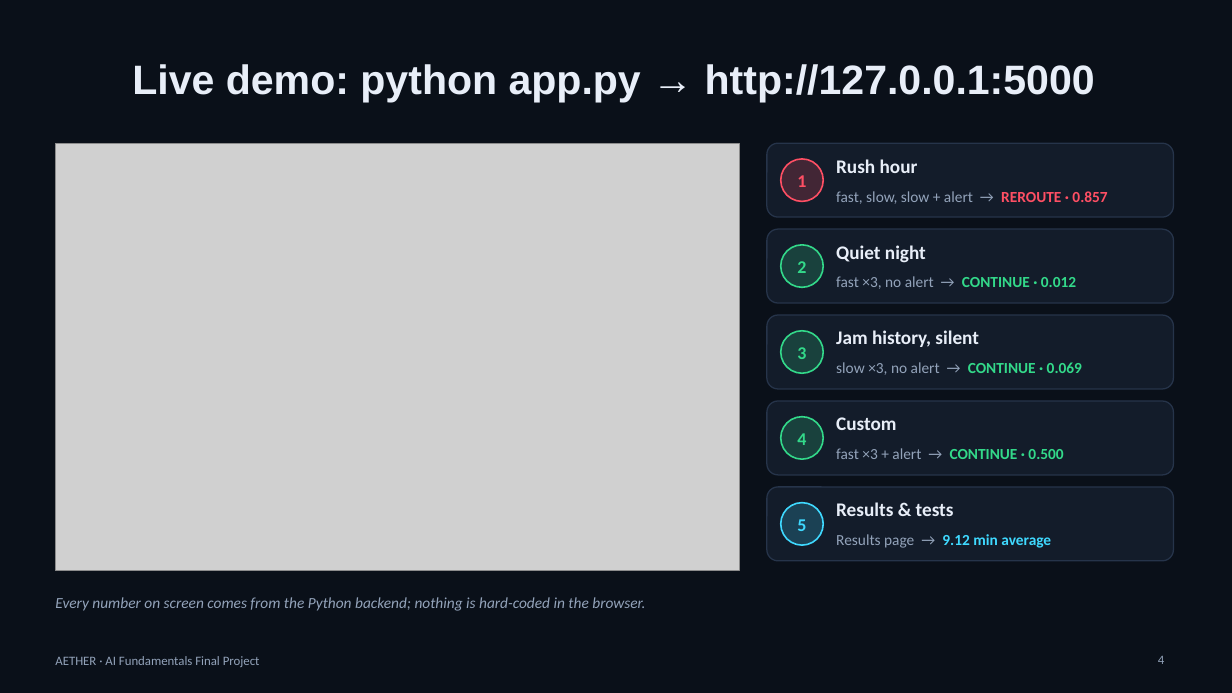
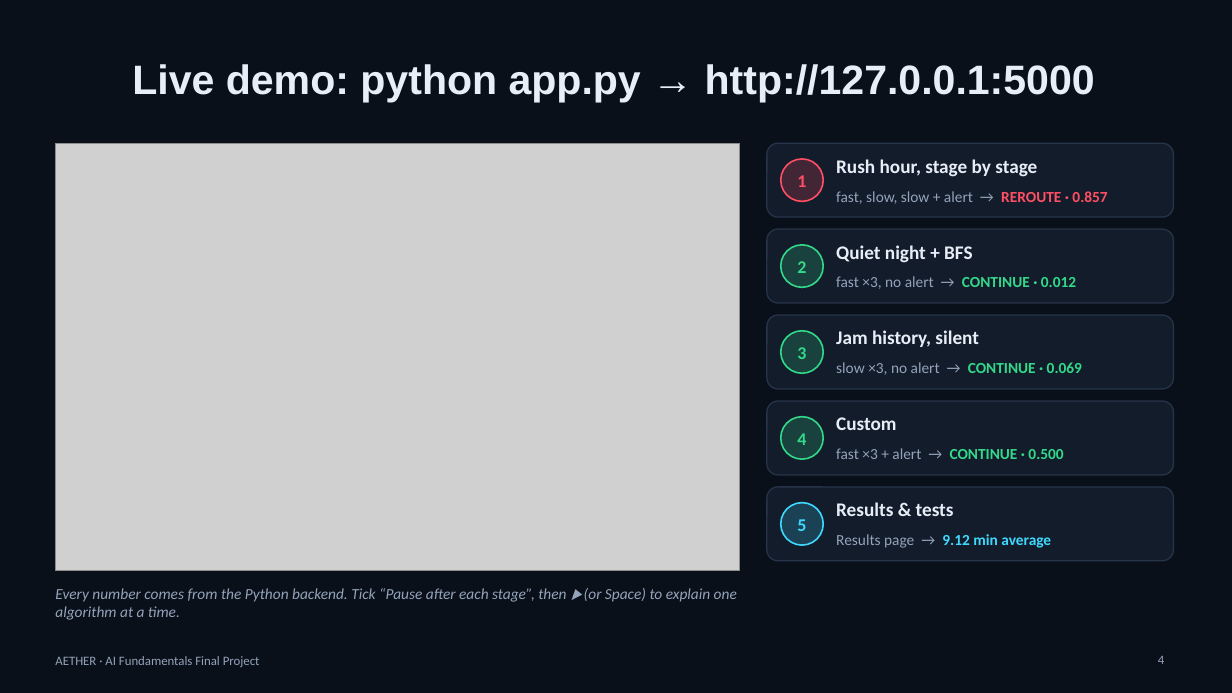
Before and after one commit to BulagenZ/aether-ambulance, a slide deck: slide 4 of docs/AETHER_Presentation.pptx. Drawn at 1232x693 pixels with LibreOffice and Linux fonts; fonts in the diff are those of the drawing; grey boxes stand for pictures. Boxes give left, top, right and bottom in pixels: in the first picture for what was removed or moved away, otherwise in the second. Text is boxed around its words. In the diff, an @@ line names an element or a change of style, - is before the commit and + after.

```diff
--- a/docs/AETHER_Presentation.pptx
+++ b/docs/AETHER_Presentation.pptx
@@ text at bbox=[836, 159, 1037, 177]: text changed @@
-Rush hour
+Rush hour, stage by stage
@@ text at bbox=[836, 245, 972, 263]: text changed @@
-Quiet night
+Quiet night + BFS
@@ text at bbox=[55, 588, 737, 620]: text changed @@
-Every number on screen comes from the Python backend; nothing is hard-coded in the browser.
+Every number comes from the Python backend. Tick “Pause after each stage”, then ▶ (or Space) to explain one algorithm at a time.
```
Also in this commit, not shown: 1 other slide changed, 16 other files.
